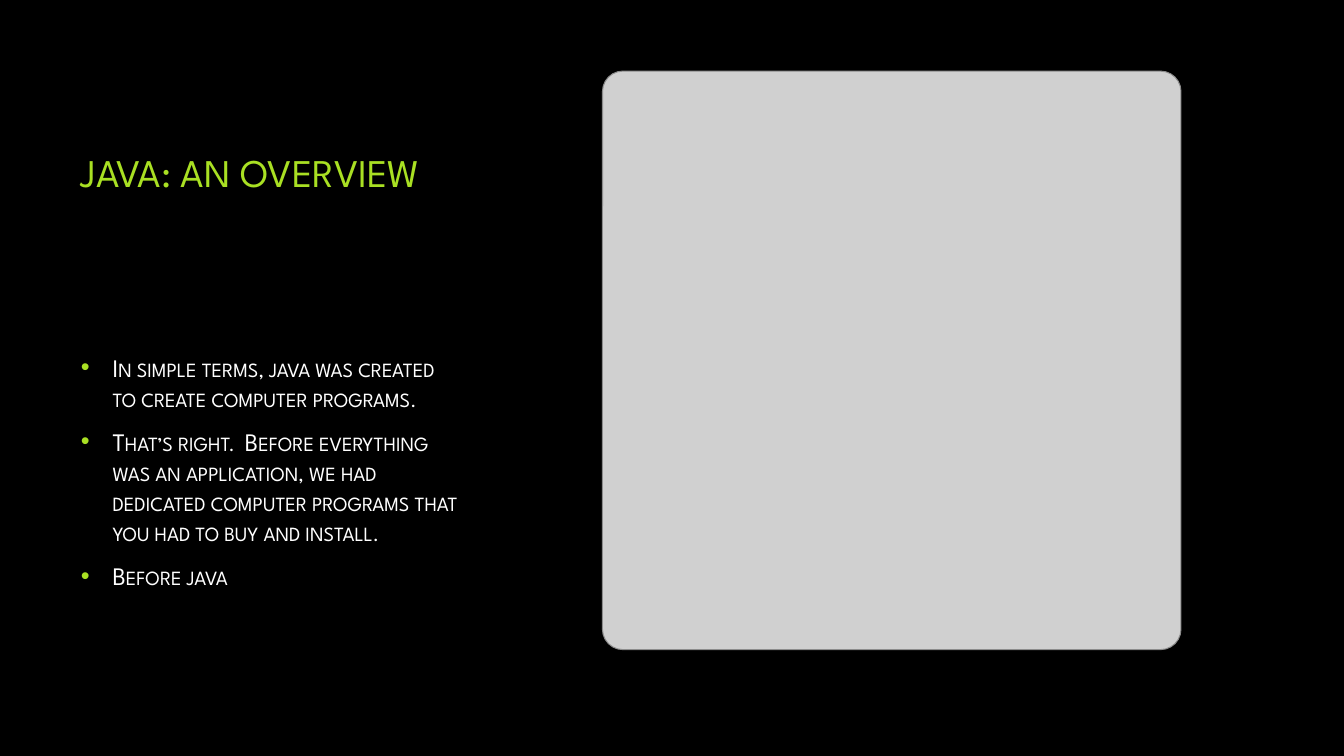
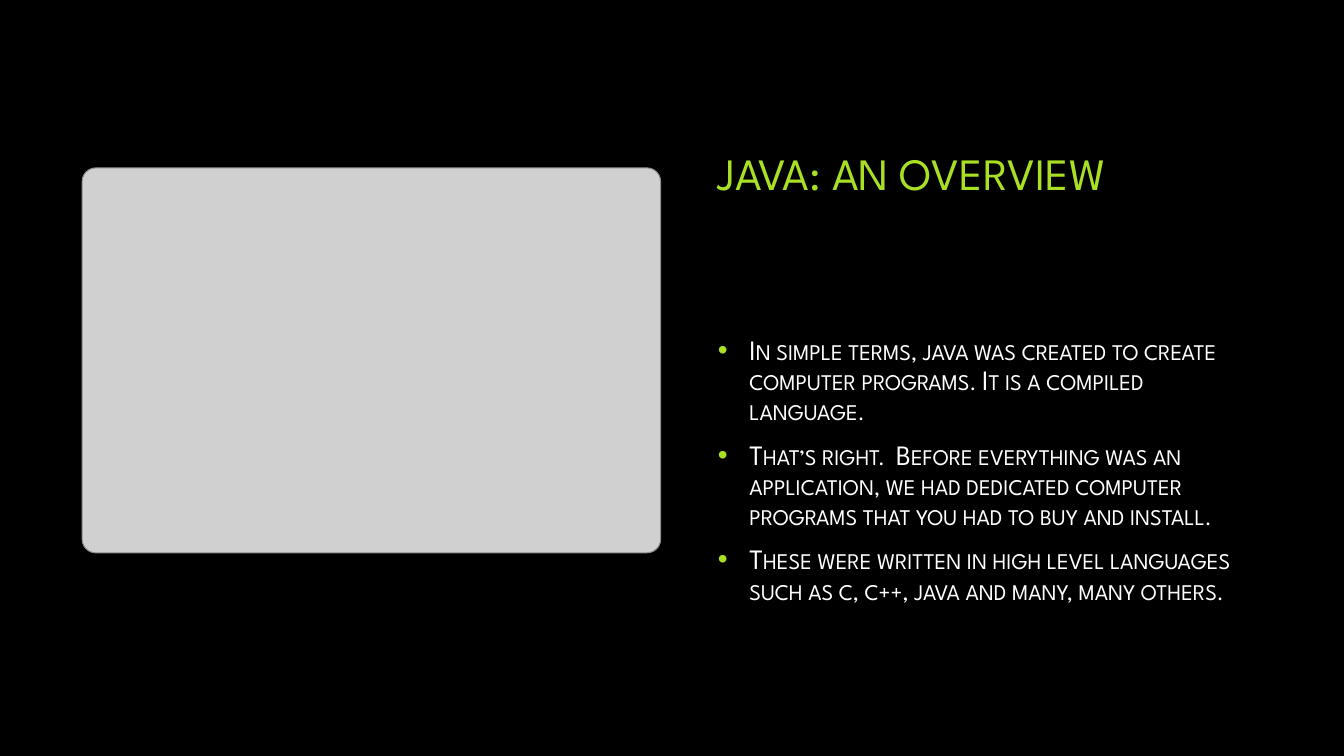
Before and after one commit to saenzpardo/WebDev, a slide deck: slide 3 of written_assignments/saenzpardo_Jesus_JavaScript_Presentation.pptx (slide 2 before the commit). Drawn at 1344x756 pixels with LibreOffice and Linux fonts; fonts in the diff are those of the drawing; grey boxes stand for pictures; background and template pictures are left out. Boxes give left, top, right and bottom in pixels: in the first picture for what was removed or moved away, otherwise in the second. Text is boxed around its words. In the diff, an @@ line names an element or a change of style, - is before the commit and + after.

Commit message:
Completed JAVA vs. JavaScript PPT

```diff
--- a/written_assignments/saenzpardo_Jesus_JavaScript_Presentation.pptx
+++ b/written_assignments/saenzpardo_Jesus_JavaScript_Presentation.pptx
@@ picture removed at [603,72,1182,650] @@
@@ title "JAVA: AN OVERVIEW": place and size @@
-title "JAVA: AN OVERVIEW" at [81,160,420,188]
+title "JAVA: AN OVERVIEW" at [718,160,1106,191]
@@ title "JAVA: AN OVERVIEW" at [718,160,1106,191]: size 28 to 32 pt @@
@@ picture added at [82,168,660,554] @@
@@ text "In simple terms, java was ...": place and size @@
-text "In simple terms, java was ..." at [113,363,458,586]
+text "In simple terms, java was ..." at [749,345,1230,603]
@@ text at [749,345,1216,421]: text changed; size 18 to 20 pt @@
-• In simple terms, java was created to create computer programs.
+• In simple terms, java was created to create computer programs. It is a compiled language.
@@ text at [749,450,1212,526]: size 18 to 20 pt in "That’s right. Before everything was an application, ..."; line spacing 1 to 0.9 @@
@@ text at [749,554,1230,603]: text changed; size 18 to 20 pt @@
-• Before java
+• These were written in high level languages such as c, c++, java and many, many others.
```
Also in this commit, not shown: 8 slides added, 2 other files.
